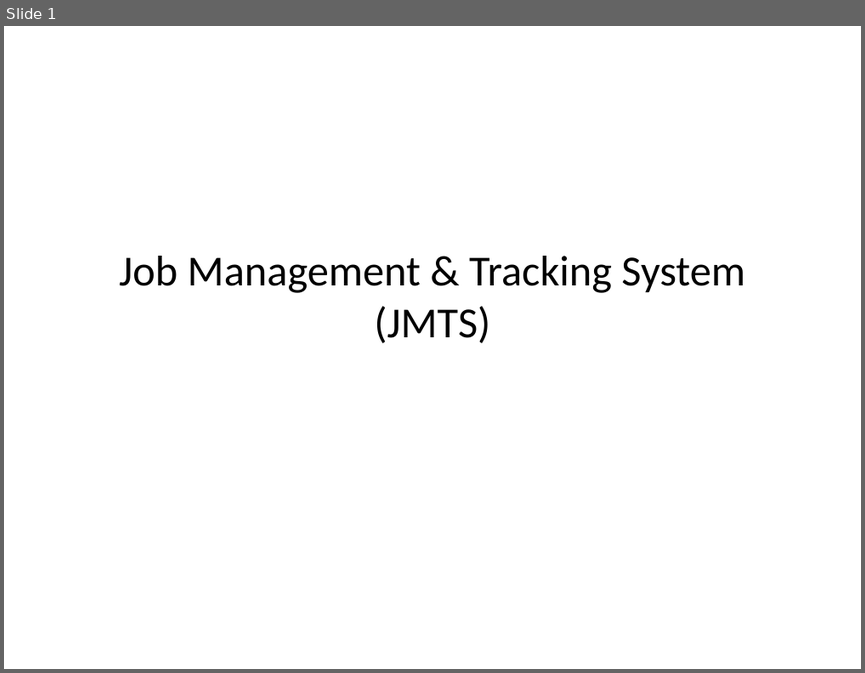
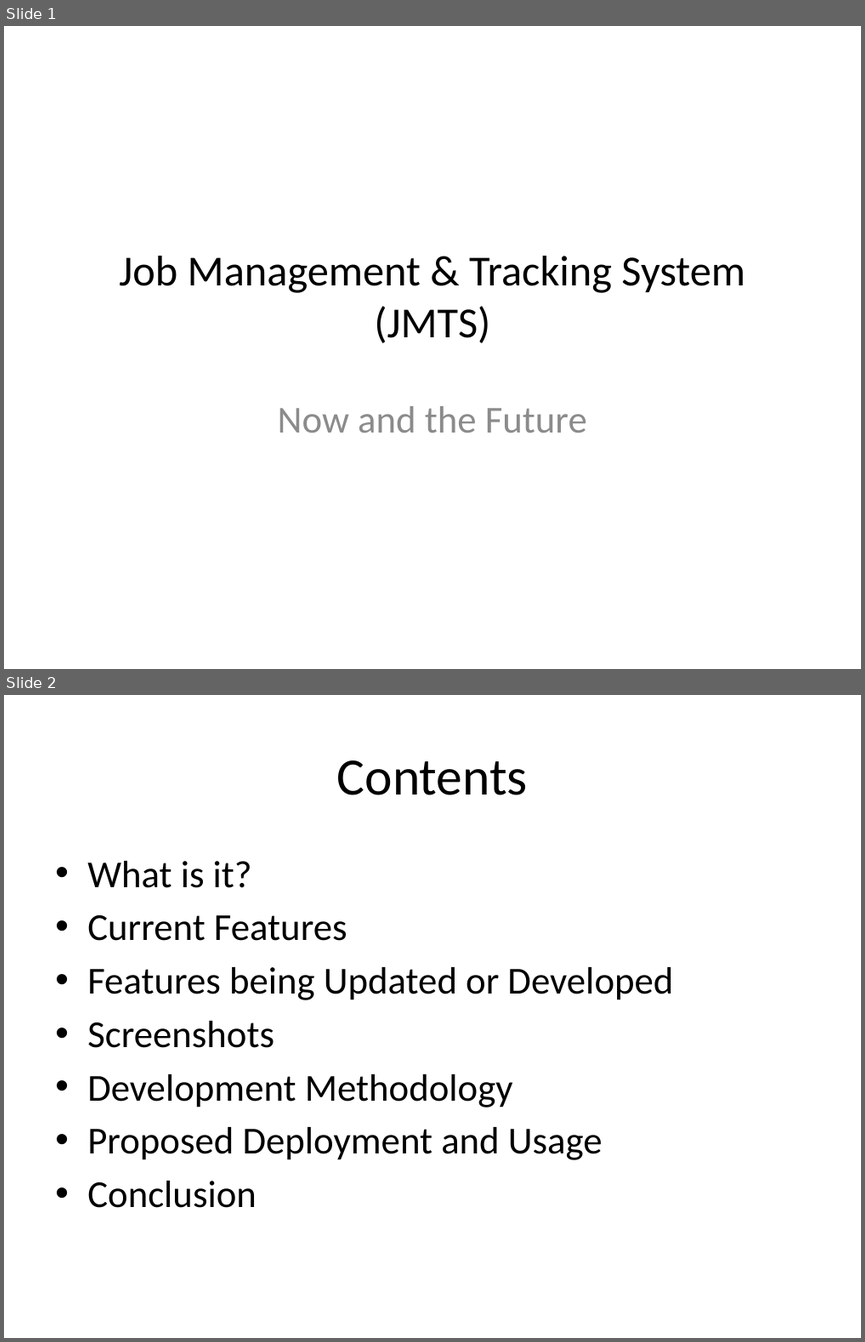
Before and after one commit to DPBandA/job-management-tracking-system, a slide deck: doc/Job Management & Tracking System Presentation.pptx. Shown one above the other, each under a label of ours: slide 1 before the commit, slides 1 and 2 after it. The pictures are 865x673 and 865x1342 pixels, drawn with LibreOffice and Linux fonts; fonts in the diff are those of the drawing. Boxes give left, top, right and bottom in pixels: in the first picture for what was removed or moved away, otherwise in the second. Text is boxed around its words. In the diff, an @@ line names an element or a change of style, - is before the commit and + after.

```diff
--- a/doc/Job Management & Tracking System Presentation.pptx
+++ b/doc/Job Management & Tracking System Presentation.pptx
@@ slide 2 added at (x1=4, y1=695, x2=861, y2=1338), background #FFFFFF @@
@@ title added at (x1=337, y1=760, x2=528, y2=795), 44 pt, text #000000 @@
+Contents
@@ text added at (x1=87, y1=861, x2=673, y2=1208), 32 pt, text #000000 @@
+• What is it?
+• Current Features
+• Features being Updated or Developed
+• Screenshots
+• Development Methodology
+• Proposed Deployment and Usage
+• Conclusion
@@ slide 1 changed as well @@
@@ subtitle added at (x1=278, y1=406, x2=587, y2=432), 32 pt, text #8C8C8C @@
+Now and the Future
```
Also in this commit, not shown: 4 other slides added, 1 slide removed, 3 other files.
